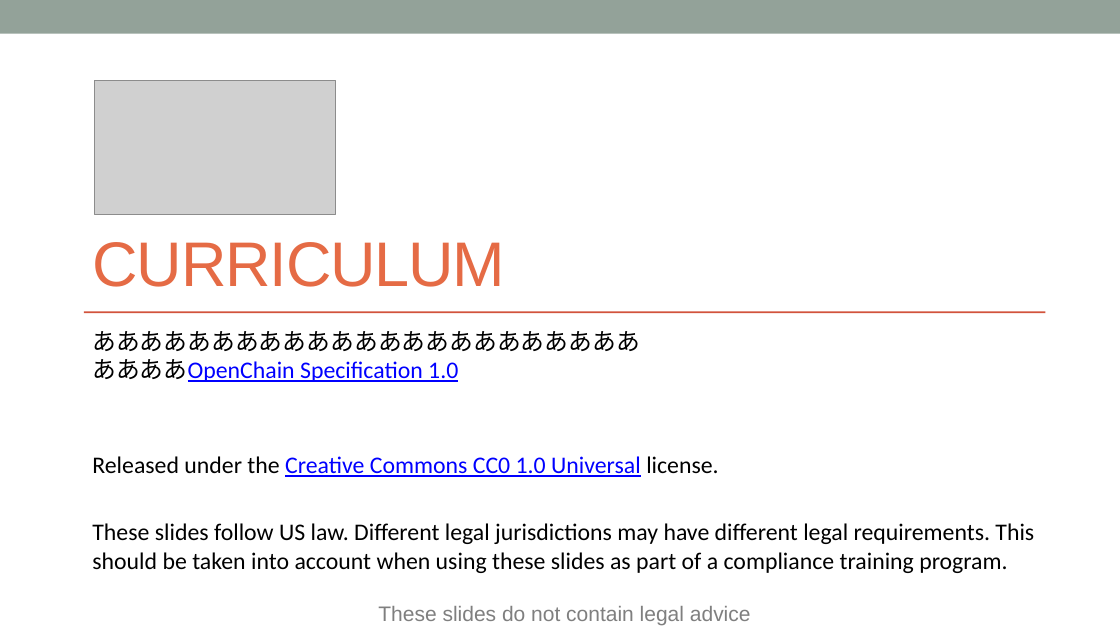
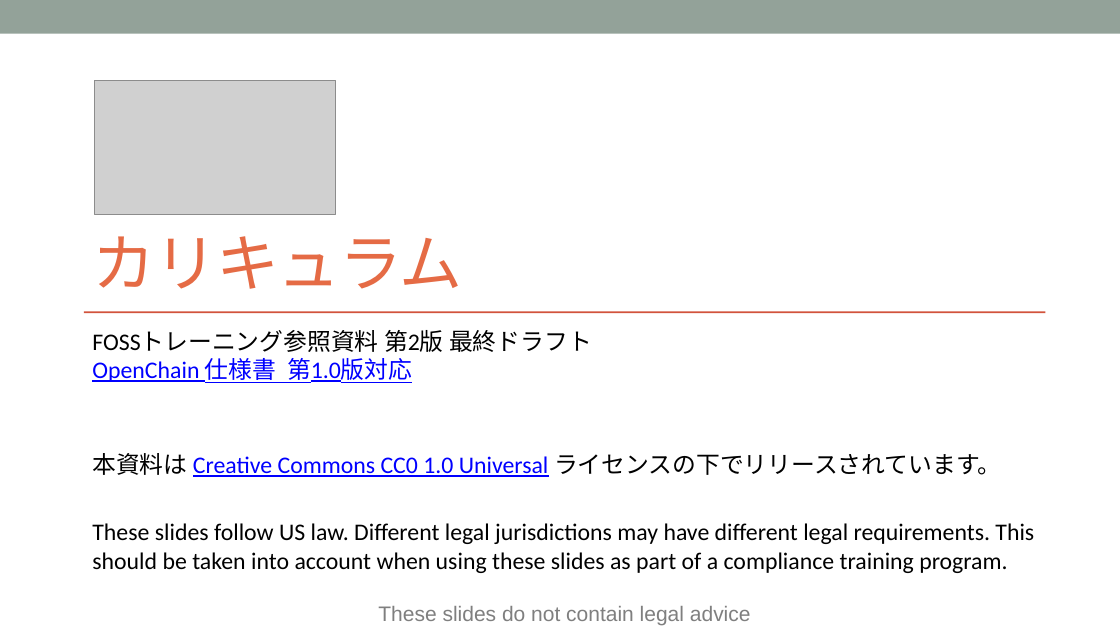
Before and after one commit to OpenChain-Project/Curriculum-Translation-JP, a slide deck: slide 1 of target/openchain-curriculum-release-2.pptx. Drawn at 1120x630 pixels with LibreOffice and Linux fonts; fonts in the diff are those of the drawing; grey boxes stand for pictures. Boxes give left, top, right and bottom in pixels: in the first picture for what was removed or moved away, otherwise in the second. Text is boxed around its words. In the diff, an @@ line names an element or a change of style, - is before the commit and + after.

```diff
--- a/target/openchain-curriculum-release-2.pptx
+++ b/target/openchain-curriculum-release-2.pptx
@@ title at bbox=[92, 236, 462, 289]: text changed @@
-CURRICULUM
+カリキュラム
@@ subtitle at bbox=[92, 330, 1002, 477]: text changed @@
-あああああああああああああああああああああああ
-ああああOpenChain Specification 1.0
-Released under the Creative Commons CC0 1.0 Universal license.
+FOSSトレーニング参照資料 第2版 最終ドラフト
+OpenChain 仕様書 第1.0版対応
+本資料は Creative Commons CC0 1.0 Universal ライセンスの下でリリースされています。
```
Also in this commit, not shown: 11 other files.
